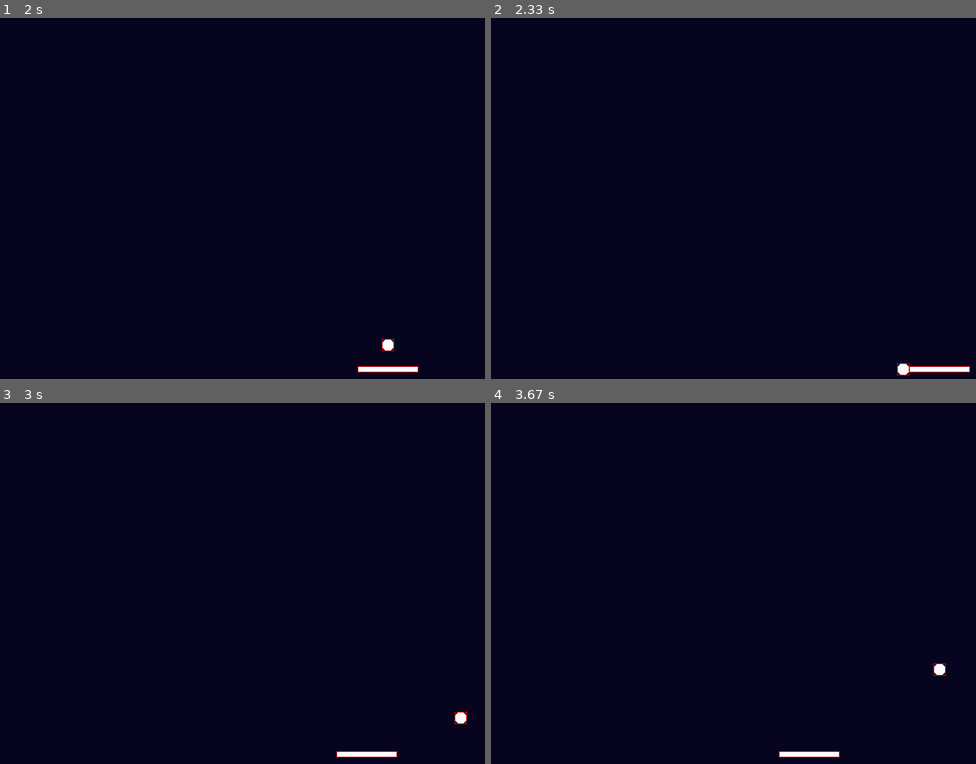
Above: before the commit, frames 1-4 (two rows, left to right).
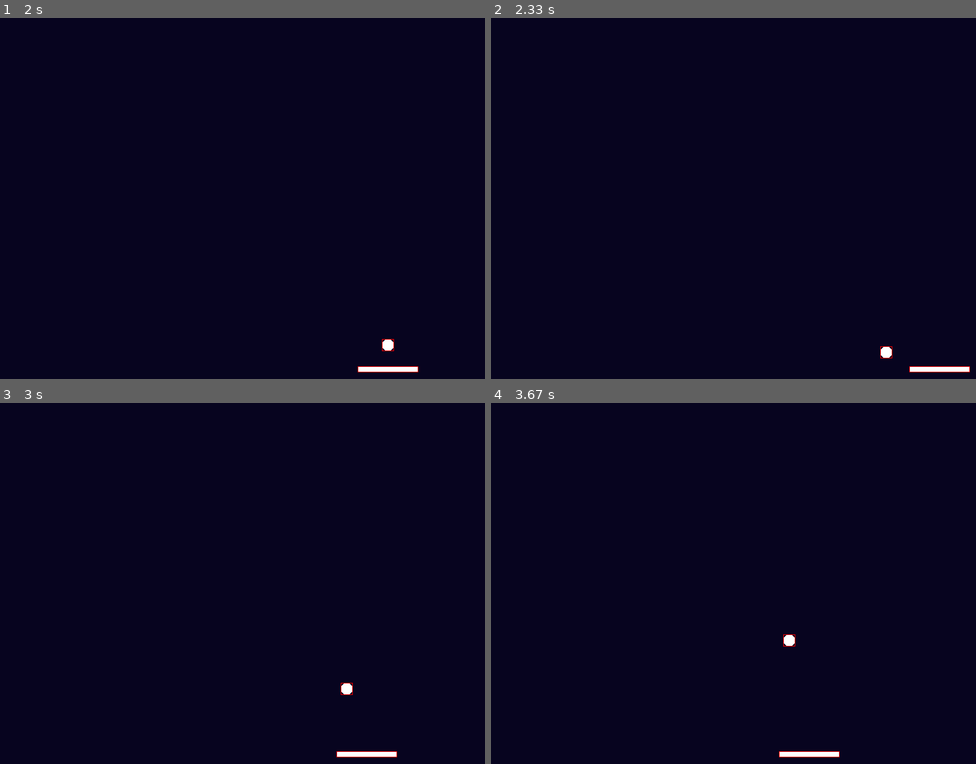
Above: after the commit, the same moments.

Repository: gnikkoch96/pygame-projects
Game: pygame game, started from brick_breaker/main.py
Two runs of this game, one before a commit and one after it. Both use one fixed random seed, a clock stepped at 60 frames per second and the inputs below.
Inputs:
- Up to frame 1 (2 s): hold Right 0.33-0.97 s; hold Left 1-1.47 s; hold Right 1.5-1.97 s
- Up to frame 2 (2.33 s): hold Right from 2 s (still down)
- Up to frame 3 (3 s): release Right at 2.47 s; hold Left from 2.5 s (still down)
- Up to frame 4 (3.67 s): release Left at 3.03 s; hold Left 3.07-3.47 s; hold Right from 3.5 s (still down)

Frame 1 is identical in both runs. In frame 2, 0.2% of the frame differs, in the area x 80-87%, y 90-99%; in frame 3, 0.2%; in frame 4, 0.2%.

Commit message:
feat: ball bounces on left or right depending where it collides with player

Diff:
--- a/brick_breaker/main.py
+++ b/brick_breaker/main.py
@@ -1,4 +1,5 @@
 import pygame
+from utils.collision import handle_collision
 from entities.ball import Ball
 from entities.player import Player
 from config import SCREEN_HEIGHT, SCREEN_WIDTH, BACKGROUND_COLOR, FPS
@@ -30,6 +31,7 @@
     player.handle_input(keys)
 
 def update():
+    handle_collision(ball, player, None)
     player.update()
     ball.update()
 
--- a/brick_breaker/utils/collision.py
+++ b/brick_breaker/utils/collision.py
@@ -2,4 +2,15 @@
 from entities.player import Player
 
 def handle_collision(ball: Ball, player: Player, brick):
-    pass
+    # ball -> paddle collision
+    if ball.hitbox.colliderect(player.hitbox):
+        # determine which part of the player the ball collided with
+        if ball.hitbox.x < player.hitbox.x + player.hitbox.width // 3:
+            # left
+            ball.speed_x = -abs(ball.speed_x)
+        elif ball.hitbox.x > player.hitbox.x + (2 * player.hitbox.width // 3):
+            # right
+            ball.speed_x = abs(ball.speed_x)
+
+        # reverse ball direction
+        ball.speed_y *= -1
